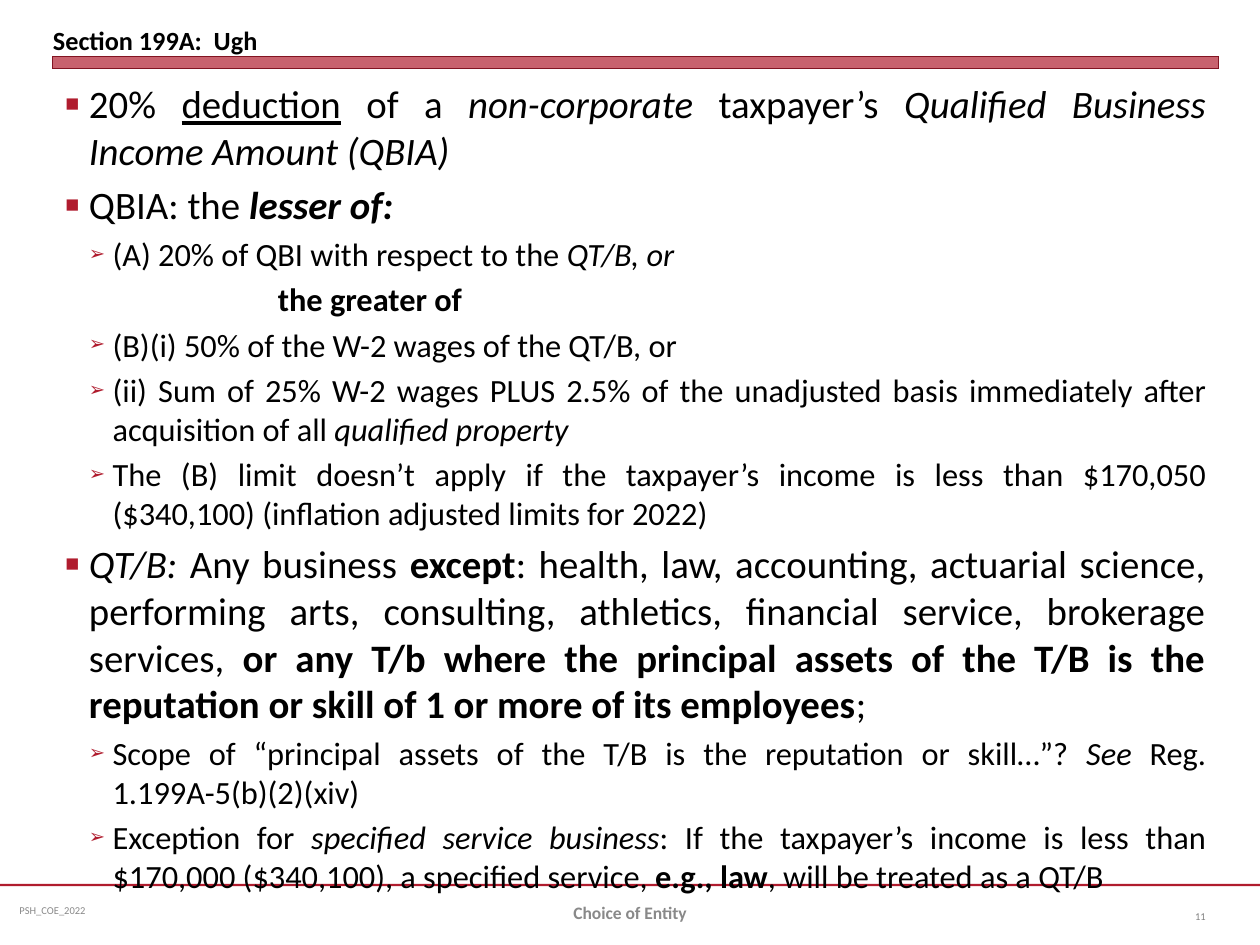
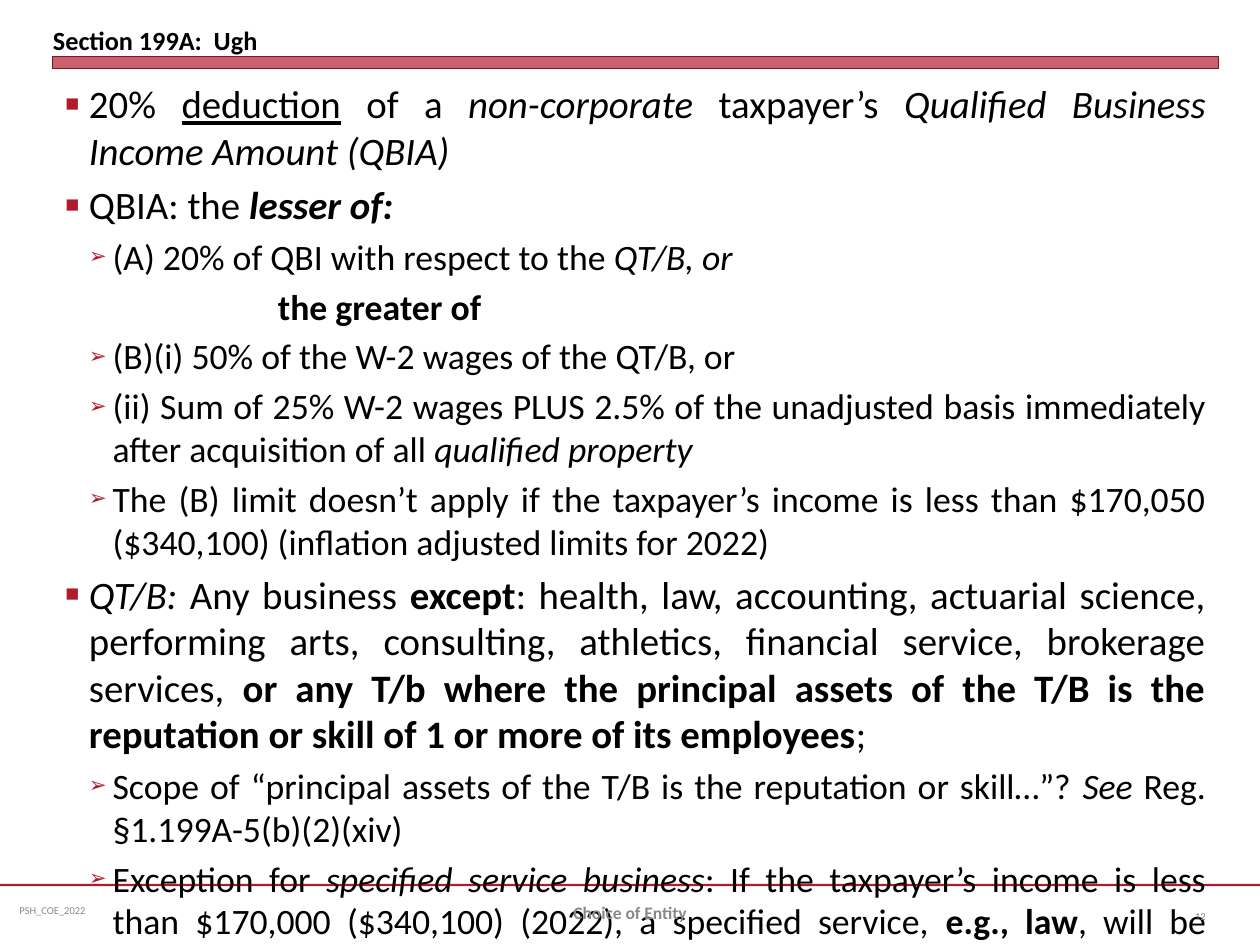
Before and after one commit to jmc877/Partnership-Tax, a slide deck: slide 12 of slides/PSH_COEntity_2022.pptx (slide 11 before the commit). Drawn at 1260x945 pixels with LibreOffice and Linux fonts; fonts in the diff are those of the drawing. Boxes give left, top, right and bottom in pixels: in the first picture for what was removed or moved away, otherwise in the second. Text is boxed around its words. In the diff, an @@ line names an element or a change of style, - is before the commit and + after.

```diff
--- a/slides/PSH_COEntity_2022.pptx
+++ b/slides/PSH_COEntity_2022.pptx
@@ text at (113, 244, 1205, 561): size 18.5 to 20.4 pt in "(A) 20% of QBI with respect to ...", "the greater of", "(B)(i) 50% of the W-2 wages of ...", "(ii) Sum of 25% W-2 wages PLUS ..." and 1 more places @@
@@ text at (113, 773, 1206, 940): text changed; size 18.5 to 20.4 pt @@
-  ➢ Scope of “principal assets of the T/B is the reputation or skill…”? See Reg. 1.199A-5(b)(2)(xiv)
-  ➢ Exception for specified service business: If the taxpayer’s income is less than $170,000 ($340,100), a specified service, e.g., law, will be treated as a QT/B
+  ➢ Scope of “principal assets of the T/B is the reputation or skill…”? See Reg. §1.199A-5(b)(2)(xiv)
+  ➢ Exception for specified service business: If the taxpayer’s income is less than $170,000 ($340,100) (2022), a specified service, e.g., law, will be treated as a QT/B
@@ page number at (1195, 913, 1206, 924): text changed @@
-11
+12
```
Also in this commit, not shown: 5 other slides changed, 2 slides added, 3 other files.
